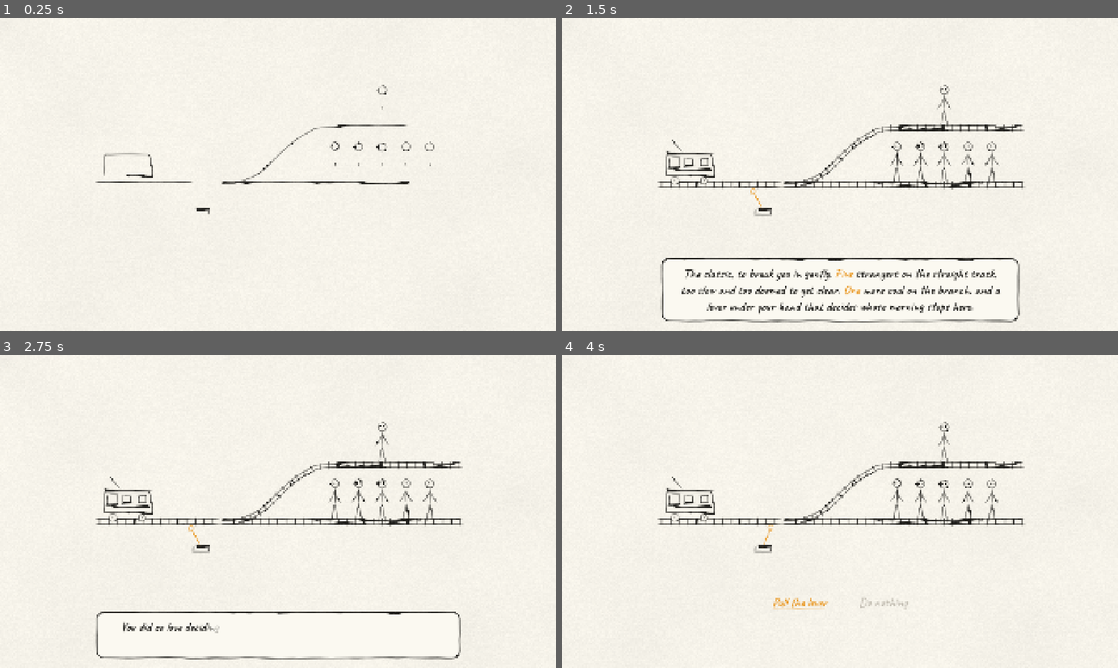
Above: before the commit, frames 1-4 (two rows, left to right).
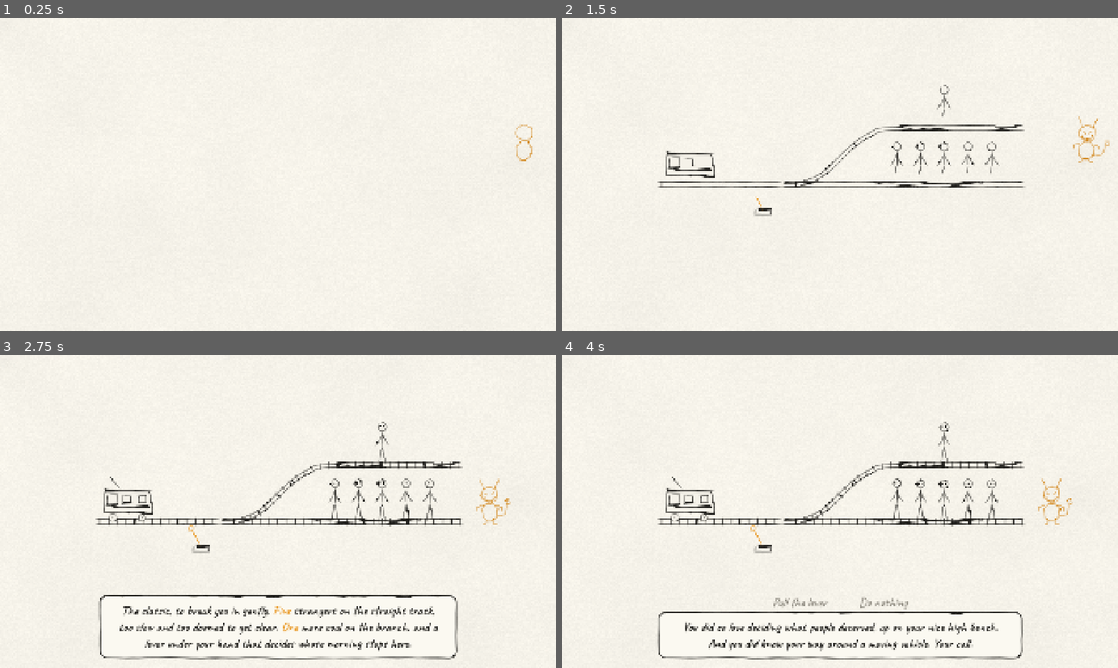
Above: after the commit, the same moments.

Repository: GoktugSugar/your_call
Game: Godot game, scene res://game/main.tscn
The game is run twice, just before and just after one commit, with the same random seed, the same clock (stepped at 60 frames per second) and the same inputs.
Inputs (mouse positions are in pixels of both pictures, inside the frame that each line leads up to):
- Up to frame 1 (0.25 s): no input
- Up to frame 2 (1.5 s): tap Enter at 0.5 s; move the mouse to (962, 158) at 0.52 s; press the mouse at (962, 158) at 0.53 s; release the mouse at (962, 158) at 1.25 s; drag from (728, 190) to (812, 237) at 1.27 s
- Up to frame 3 (2.75 s): move the mouse to (333, 442) at 2.02 s; tap Alt at 2.1 s; click (333, 442) at 2.17 s
- Up to frame 4 (4 s): drag from (812, 574) to (673, 464) at 2.77 s; drag from (801, 602) to (867, 511) at 3.52 s

The runs differ from the first frame. In frame 1, 0.9% of the frame differs, in the area x 17-96%, y 21-63%; in frame 2, 3.8%, in the area x 17-99%, y 22-98%; in frame 3, 3.0%; in frame 4, 2.7%.
Error before the commit: Parse Error: The function signature doesn't match the parent. Parent signature is "_variant() -> float". (res://figures/imp/imp_drawing.gd:96)

Commit message:
Soften the imp's jitter and make his face bold
His line now melts from one shape to the next instead of snapping, he drifts on smooth noise instead of twitching, and his fidgets and hops ease in and out. His eyes and mouth are heavier marks so they read at any size.

Co-Authored-By: Claude Opus 5.5 <noreply@anthropic.com>

Diff:
--- a/figures/imp/imp.gd
+++ b/figures/imp/imp.gd
@@ -1,9 +1,10 @@
 class_name Imp
 extends Node2D
 ## The imp, who runs the game and narrates every word of it. He scribbles into being with a pop and
-## never quite keeps still: his line jitters, he twitches, his tail sways, and every few seconds he
-## fidgets. He nods and gestures while he talks, and hops to a fresh spot for each new dialogue box.
-## He keeps to the side wings and never stands on the stage. His origin is the ground between his feet.
+## never quite keeps still: his line wavers, he drifts, his tail sways, and every few seconds he
+## fidgets. All of it is soft and eased, never snapping. He nods and gestures while he talks, and hops
+## to a fresh spot for each new dialogue box. He keeps to the side wings and never stands on the stage.
+## His origin is the ground between his feet.
 
 ## Emitted when he has finished scribbling into being.
 signal appeared
@@ -24,12 +25,10 @@
 @export_range(0.0, 400.0, 1.0) var min_hop := 70.0
 ## Seconds he stays put after arriving before he will hop again.
 @export_range(0.0, 10.0, 0.05) var min_stay := 0.8
-## Seed for where he hops. Zero picks a new one every run.
+## Seed for where he hops and how he drifts. Zero picks a new one every run.
 @export var hop_seed := 0
 
 @export_group("Idle")
-## Frames a second of his idle motion, stepped like hand-drawn animation.
-@export_range(1.0, 60.0, 1.0) var idle_fps := 12.0
 ## How far he bobs at the knees, in pixels.
 @export_range(0.0, 10.0, 0.1) var bob_depth := 2.0
 ## Seconds per bob.
@@ -48,32 +47,36 @@
 @export_range(0.1, 10.0, 0.05) var tail_period := 1.9
 
 @export_group("Jitter")
-## How far he twitches off his spot each idle frame, in pixels.
-@export_range(0.0, 6.0, 0.05) var twitch := 0.7
-## How far his head twitches each idle frame, in degrees.
-@export_range(0.0, 10.0, 0.1) var head_twitch := 1.2
+## How many of his line's shapes he wavers through a second. His line melts from one shape to the next.
+@export_range(0.0, 12.0, 0.05) var jitter_rate := 2.5
+## How far he drifts off his spot, in pixels.
+@export_range(0.0, 6.0, 0.05) var drift := 1.2
+## How quickly he drifts, in wanders a second.
+@export_range(0.0, 6.0, 0.05) var drift_rate := 1.1
+## How far his head wavers on its own, in degrees.
+@export_range(0.0, 10.0, 0.1) var head_waver := 2.0
 
 @export_group("Fidgets")
 ## Shortest and longest pause between fidgets, in seconds.
-@export var fidget_gap := Vector2(1.8, 4.5)
+@export var fidget_gap := Vector2(2.0, 5.0)
 ## Seconds a fidget takes, out and back.
-@export_range(0.05, 2.0, 0.01) var fidget_duration := 0.32
+@export_range(0.05, 3.0, 0.01) var fidget_duration := 0.6
 ## How far a shrug lifts his arms, in degrees.
-@export_range(0.0, 60.0, 0.5) var shrug_lift := 28.0
+@export_range(0.0, 60.0, 0.5) var shrug_lift := 24.0
 ## How far a tail flick swings, in degrees.
-@export_range(0.0, 45.0, 0.5) var flick_swing := 26.0
+@export_range(0.0, 45.0, 0.5) var flick_swing := 22.0
 ## How deep a bounce dips, in pixels.
-@export_range(0.0, 10.0, 0.1) var bounce_dip := 6.0
+@export_range(0.0, 10.0, 0.1) var bounce_dip := 5.0
 ## How far a head cock tips, in degrees.
-@export_range(0.0, 30.0, 0.5) var head_cock := 12.0
+@export_range(0.0, 30.0, 0.5) var head_cock := 10.0
 
 @export_group("Talking")
 ## How far his head nods while he talks, in degrees.
-@export_range(0.0, 20.0, 0.1) var nod_angle := 5.0
+@export_range(0.0, 20.0, 0.1) var nod_angle := 4.0
 ## Nods a second while he talks.
-@export_range(0.1, 6.0, 0.05) var nod_rate := 2.2
+@export_range(0.1, 6.0, 0.05) var nod_rate := 1.8
 ## How far his arms wave while he talks, in degrees.
-@export_range(0.0, 45.0, 0.5) var talk_gesture := 10.0
+@export_range(0.0, 45.0, 0.5) var talk_gesture := 9.0
 
 @export_group("Hopping")
 ## Seconds from takeoff to landing.
@@ -81,15 +84,15 @@
 ## How high the hop rises above the higher of its two ends, in pixels.
 @export_range(0.0, 300.0, 1.0) var hop_height := 70.0
 ## Seconds he crouches before he jumps.
-@export_range(0.0, 0.5, 0.01) var hop_windup := 0.08
+@export_range(0.0, 0.5, 0.01) var hop_windup := 0.1
 ## His squash when he crouches and lands: wider and shorter.
-@export var squash := Vector2(1.16, 0.84)
+@export var squash := Vector2(1.1, 0.9)
 ## His stretch as he takes off: narrower and taller.
-@export var stretch := Vector2(0.9, 1.1)
+@export var stretch := Vector2(0.94, 1.06)
 ## Seconds the landing squash takes to hit.
-@export_range(0.0, 0.5, 0.01) var land_squash_time := 0.06
-## Seconds he takes to spring back into shape after landing.
-@export_range(0.0, 2.0, 0.01) var hop_settle := 0.35
+@export_range(0.0, 0.5, 0.01) var land_squash_time := 0.08
+## Seconds he takes to ease back into shape after landing.
+@export_range(0.0, 2.0, 0.01) var hop_settle := 0.3
 
 @export_group("Appearing")
 ## Seconds he takes to scribble into being.
@@ -97,20 +100,24 @@
 ## Scale he starts from as he scribbles in.
 @export_range(0.1, 2.0, 0.01) var scribble_scale := 0.9
 ## Scale he pops to just as he finishes.
-@export_range(0.5, 2.0, 0.01) var pop_scale := 1.12
+@export_range(0.5, 2.0, 0.01) var pop_scale := 1.08
 ## Seconds the pop takes to settle.
-@export_range(0.0, 2.0, 0.01) var pop_settle := 0.25
+@export_range(0.0, 2.0, 0.01) var pop_settle := 0.3
 ## Seconds he takes to dissolve when he leaves.
 @export_range(0.05, 3.0, 0.01) var vanish_duration := 0.5
 
 ## Which wing he is in.
 var wing: Wing = Wing.RIGHT
+
+## Offsets into the drift's noise, so his two axes and his head wander independently.
+const _DRIFT_Y_OFFSET := 37.3
+const _HEAD_WAVER_OFFSET := 71.9
 
 var _talking := false
 var _time := 0.0
 var _arrived_at := 0.0
-var _since_step := 0.0
 var _rng := RandomNumberGenerator.new()
+var _drift_seed := 0
 var _hop: Tween
 var _next_fidget_at := 0.0
 var _fidget: Tween
@@ -126,26 +133,24 @@
 		_rng.seed = hop_seed
 	else:
 		_rng.randomize()
+	_drift_seed = _rng.randi()
 	visible = false
 	_schedule_fidget()
 
 
 func _process(delta: float) -> void:
 	_time += delta
-	_since_step += delta
-	if _since_step < 1.0 / idle_fps:
-		return
-	_since_step = 0.0
 	if _time >= _next_fidget_at and not is_hopping():
 		_start_fidget()
-	drawing.jitter_frame += 1
-	drawing.position = Vector2(_rng.randf_range(-twitch, twitch), _rng.randf_range(-twitch, twitch))
+	drawing.jitter_phase += delta * jitter_rate
+	var wander := _time * drift_rate
+	drawing.position = Vector2(InkBrush.noise(wander, _drift_seed), InkBrush.noise(wander + _DRIFT_Y_OFFSET, _drift_seed)) * drift
 	drawing.crouch = (0.5 - 0.5 * cos(_time * TAU / bob_period)) * bob_depth + _fidget_crouch
 	drawing.lean = sin(_time * TAU / sway_period) * sway
 	var swell := sin(_time * TAU / breath_period) * breath_swell
 	drawing.scale = Vector2(1.0 - swell * 0.5, 1.0 + swell)
 	var talk := sin(_time * TAU * nod_rate) if _talking else 0.0
-	drawing.head_tilt = talk * nod_angle + _rng.randf_range(-head_twitch, head_twitch) + _fidget_head
+	drawing.head_tilt = talk * nod_angle + InkBrush.noise(wander + _HEAD_WAVER_OFFSET, _drift_seed) * head_waver + _fidget_head
 	drawing.arm_lift = absf(talk) * talk_gesture + _fidget_arms
 	drawing.tail_swing = sin(_time * TAU / tail_period) * tail_sway + _fidget_tail
 
@@ -160,8 +165,8 @@
 	var tween := create_tween()
 	tween.tween_property(drawing, ^"reveal", 1.0, scribble_duration).from(0.0)
 	tween.parallel().tween_property(self, ^"scale", Vector2.ONE * pop_scale, scribble_duration) \
-			.set_trans(Tween.TRANS_QUAD).set_ease(Tween.EASE_IN)
-	tween.tween_property(self, ^"scale", Vector2.ONE, pop_settle).set_trans(Tween.TRANS_BACK).set_ease(Tween.EASE_OUT)
+			.set_trans(Tween.TRANS_SINE).set_ease(Tween.EASE_OUT)
+	tween.tween_property(self, ^"scale", Vector2.ONE, pop_settle).set_trans(Tween.TRANS_SINE).set_ease(Tween.EASE_IN_OUT)
 	await tween.finished
 	_arrived_at = _time
 	appeared.emit()
@@ -184,7 +189,7 @@
 	return _hop != null and _hop.is_running()
 
 
-## Hops to [param target], squashing and stretching on the way. Emits [signal landed].
+## Hops to [param target], squashing and stretching softly on the way. Emits [signal landed].
 func hop_to(target: Vector2) -> void:
 	if _hop != null and _hop.is_valid():
 		_hop.kill()
@@ -192,12 +197,12 @@
 	var peak := minf(start.y, target.y) - hop_height
 	var control := Vector2((start.x + target.x) * 0.5, 2.0 * peak - 0.5 * (start.y + target.y))
 	_hop = create_tween()
-	_hop.tween_property(self, ^"scale", squash, hop_windup).set_trans(Tween.TRANS_QUAD).set_ease(Tween.EASE_OUT)
-	_hop.tween_method(_arc.bind(start, control, target), 0.0, 1.0, hop_duration)
-	_hop.parallel().tween_property(self, ^"scale", stretch, hop_duration * 0.3)
-	_hop.parallel().tween_property(self, ^"scale", Vector2.ONE, hop_duration * 0.4).set_delay(hop_duration * 0.5)
-	_hop.tween_property(self, ^"scale", squash, land_squash_time)
-	_hop.tween_property(self, ^"scale", Vector2.ONE, hop_settle).set_trans(Tween.TRANS_ELASTIC).set_ease(Tween.EASE_OUT)
+	_hop.tween_property(self, ^"scale", squash, hop_windup).set_trans(Tween.TRANS_SINE).set_ease(Tween.EASE_IN_OUT)
+	_hop.tween_method(_arc.bind(start, control, target), 0.0, 1.0, hop_duration).set_trans(Tween.TRANS_SINE).set_ease(Tween.EASE_IN_OUT)
+	_hop.parallel().tween_property(self, ^"scale", stretch, hop_duration * 0.35).set_trans(Tween.TRANS_SINE)
+	_hop.parallel().tween_property(self, ^"scale", Vector2.ONE, hop_duration * 0.4).set_delay(hop_duration * 0.5).set_trans(Tween.TRANS_SINE)
+	_hop.tween_property(self, ^"scale", squash, land_squash_time).set_trans(Tween.TRANS_SINE).set_ease(Tween.EASE_OUT)
+	_hop.tween_property(self, ^"scale", Vector2.ONE, hop_settle).set_trans(Tween.TRANS_SINE).set_ease(Tween.EASE_IN_OUT)
 	await _hop.finished
 	_arrived_at = _time
 	landed.emit()
@@ -223,7 +228,7 @@
 	_next_fidget_at = _time + _rng.randf_range(fidget_gap.x, fidget_gap.y)
 
 
-## One quick fidget, out and back: a shrug, a tail flick, a bounce or a cocked head.
+## One fidget, eased out and back: a shrug, a tail flick, a bounce or a cocked head.
 func _start_fidget() -> void:
 	_schedule_fidget()
 	var fidgets := [[^"_fidget_arms", shrug_lift], [^"_fidget_tail", flick_swing],
@@ -234,8 +239,8 @@
 		for each: Array in fidgets:
 			set(each[0], 0.0)
 	_fidget = create_tween()
-	_fidget.tween_property(self, pick[0], pick[1], fidget_duration * 0.35).set_trans(Tween.TRANS_QUAD).set_ease(Tween.EASE_OUT)
-	_fidget.tween_property(self, pick[0], 0.0, fidget_duration * 0.65).set_trans(Tween.TRANS_BACK).set_ease(Tween.EASE_OUT)
+	_fidget.tween_property(self, pick[0], pick[1], fidget_duration * 0.45).set_trans(Tween.TRANS_SINE).set_ease(Tween.EASE_IN_OUT)
+	_fidget.tween_property(self, pick[0], 0.0, fidget_duration * 0.55).set_trans(Tween.TRANS_SINE).set_ease(Tween.EASE_IN_OUT)
 
 
 func _arc(t: float, start: Vector2, control: Vector2, target: Vector2) -> void:
@@ -246,10 +251,10 @@
 	return left_wing if which == Wing.LEFT else right_wing
 
 
-func _pick_spot(wing: Rect2) -> Vector2:
+func _pick_spot(wing_rect: Rect2) -> Vector2:
 	var spot := position
 	for attempt in 8:
-		spot = Vector2(_rng.randf_range(wing.position.x, wing.end.x), _rng.randf_range(wing.position.y, wing.end.y))
+		spot = Vector2(_rng.randf_range(wing_rect.position.x, wing_rect.end.x), _rng.randf_range(wing_rect.position.y, wing_rect.end.y))
 		if spot.distance_to(position) >= min_hop:
 			break
 	return spot
--- a/figures/imp/imp_drawing.gd
+++ b/figures/imp/imp_drawing.gd
@@ -39,13 +39,12 @@
 	set(value):
 		tail_swing = value
 		queue_redraw()
-## Which of his jitter variants is showing. [Imp] steps it faster than the page boils.
-@export var jitter_frame := 0:
+## Where his line is in its wavering, in shapes: between two whole numbers his line melts from one
+## shape to the next. [Imp] moves it along smoothly.
+@export var jitter_phase := 0.0:
 	set(value):
-		jitter_frame = value
+		jitter_phase = value
 		queue_redraw()
-## How many jitter variants his line cycles through.
-@export_range(1, 8) var jitter_variants := 4
 ## Palette role of his ink.
 @export var tint_role: StringName = &"imp":
 	set(value):
@@ -85,6 +84,10 @@
 const _FROWN := [Vector2(-15.0, -84.0), Vector2(0.0, -89.0), Vector2(15.0, -84.0)]
 const _SURPRISED_EYES := [Vector2(-10.0, -105.0), Vector2(10.0, -105.0)]
 const _SURPRISED_EYE_RADIUS := 5.0
+## His eyes and mouth are bold marks, heavier than the rest of him, so they read at any size.
+const _EYE_WIDTH := 1.35
+const _GLARE_EYE_WIDTH := 1.45
+const _MOUTH_WIDTH := 1.1
 const _SURPRISED_MOUTH := Vector2(0.0, -88.0)
 const _SURPRISED_MOUTH_RADII := Vector2(5.0, 6.5)
 
@@ -93,8 +96,8 @@
 	style_override = LINE_STYLE
 
 
-func _variant() -> int:
-	return posmod(jitter_frame, maxi(jitter_variants, 1))
+func _variant() -> float:
+	return fposmod(jitter_phase, float(maxi(style_override.boil_variants if style_override != null else 1, 1)))
 
 
 func _build_lines(style: InkStyle, palette: InkPalette) -> Array[InkLine]:
@@ -125,16 +128,16 @@
 func _add_face(lines: Array[InkLine], head: Transform2D, tint: Color, spacing: float) -> void:
 	match face:
 		Face.GRIN:
-			lines.append(_line(head, _SLY_LEFT_EYE, tint, spacing, 0.85))
-			lines.append(_line(head, _SLY_RIGHT_EYE, tint, spacing, 0.85))
+			lines.append(_line(head, _SLY_LEFT_EYE, tint, spacing, _EYE_WIDTH))
+			lines.append(_line(head, _SLY_RIGHT_EYE, tint, spacing, _EYE_WIDTH))
 			lines.append(_smooth_line(head, _GRIN, tint, spacing))
 		Face.SMUG:
-			lines.append(_line(head, _SLY_LEFT_EYE, tint, spacing, 0.85))
-			lines.append(_line(head, _HOODED_RIGHT_EYE, tint, spacing, 0.85))
+			lines.append(_line(head, _SLY_LEFT_EYE, tint, spacing, _EYE_WIDTH))
+			lines.append(_line(head, _HOODED_RIGHT_EYE, tint, spacing, _EYE_WIDTH))
 			lines.append(_smooth_line(head, _SMIRK, tint, spacing))
 		Face.GLARE:
-			lines.append(_line(head, _GLARE_LEFT_EYE, tint, spacing, 0.9))
-			lines.append(_line(head, _GLARE_RIGHT_EYE, tint, spacing, 0.9))
+			lines.append(_line(head, _GLARE_LEFT_EYE, tint, spacing, _GLARE_EYE_WIDTH))
+			lines.append(_line(head, _GLARE_RIGHT_EYE, tint, spacing, _GLARE_EYE_WIDTH))
 			lines.append(_smooth_line(head, _FROWN, tint, spacing))
 		Face.SURPRISED:
 			for eye: Vector2 in _SURPRISED_EYES:
@@ -155,7 +158,7 @@
 
 
 static func _smooth_line(xform: Transform2D, points: Array, tint: Color, spacing: float) -> InkLine:
-	return InkLine.along(InkBrush.resample_smooth(_transformed(xform, points), false, spacing), tint, 0.9)
+	return InkLine.along(InkBrush.resample_smooth(_transformed(xform, points), false, spacing), tint, _MOUTH_WIDTH)
 
 
 static func _transformed(xform: Transform2D, points: Array) -> PackedVector2Array:
--- a/figures/imp/imp_ink_style.tres
+++ b/figures/imp/imp_ink_style.tres
@@ -4,12 +4,13 @@
 
 [resource]
 script = ExtResource("1_style")
-boil_amplitude = 1.5
-boil_wavelength = 14.0
+boil_variants = 4
+boil_amplitude = 1.1
+boil_wavelength = 16.0
 wobble_amplitude = 1.4
 wobble_wavelength = 40.0
-small_line_wobble = 0.55
-width = 5.0
+small_line_wobble = 0.5
+width = 6.0
 width_jitter = 0.1
 taper_length = 5.0
 taper_tip = 0.75
